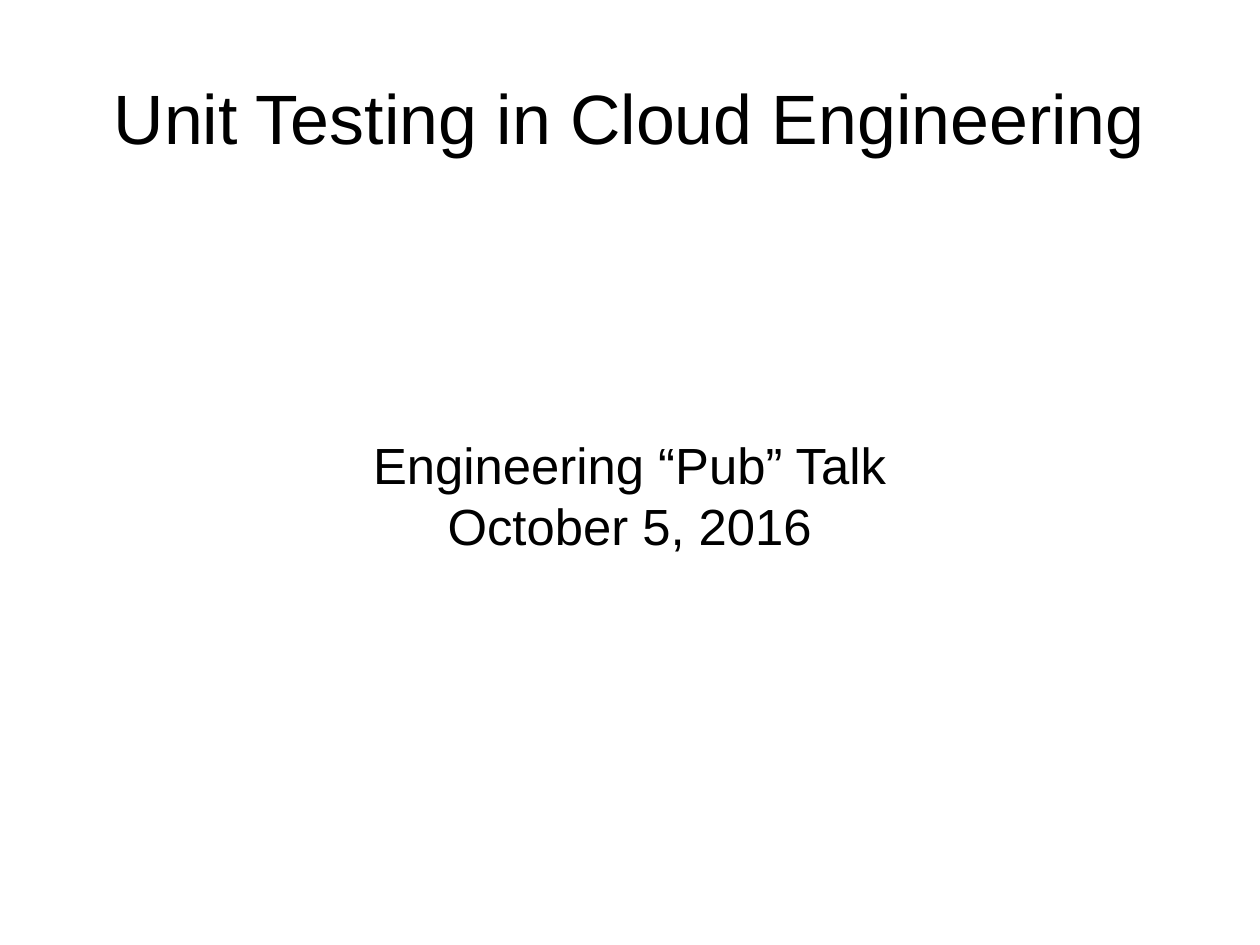
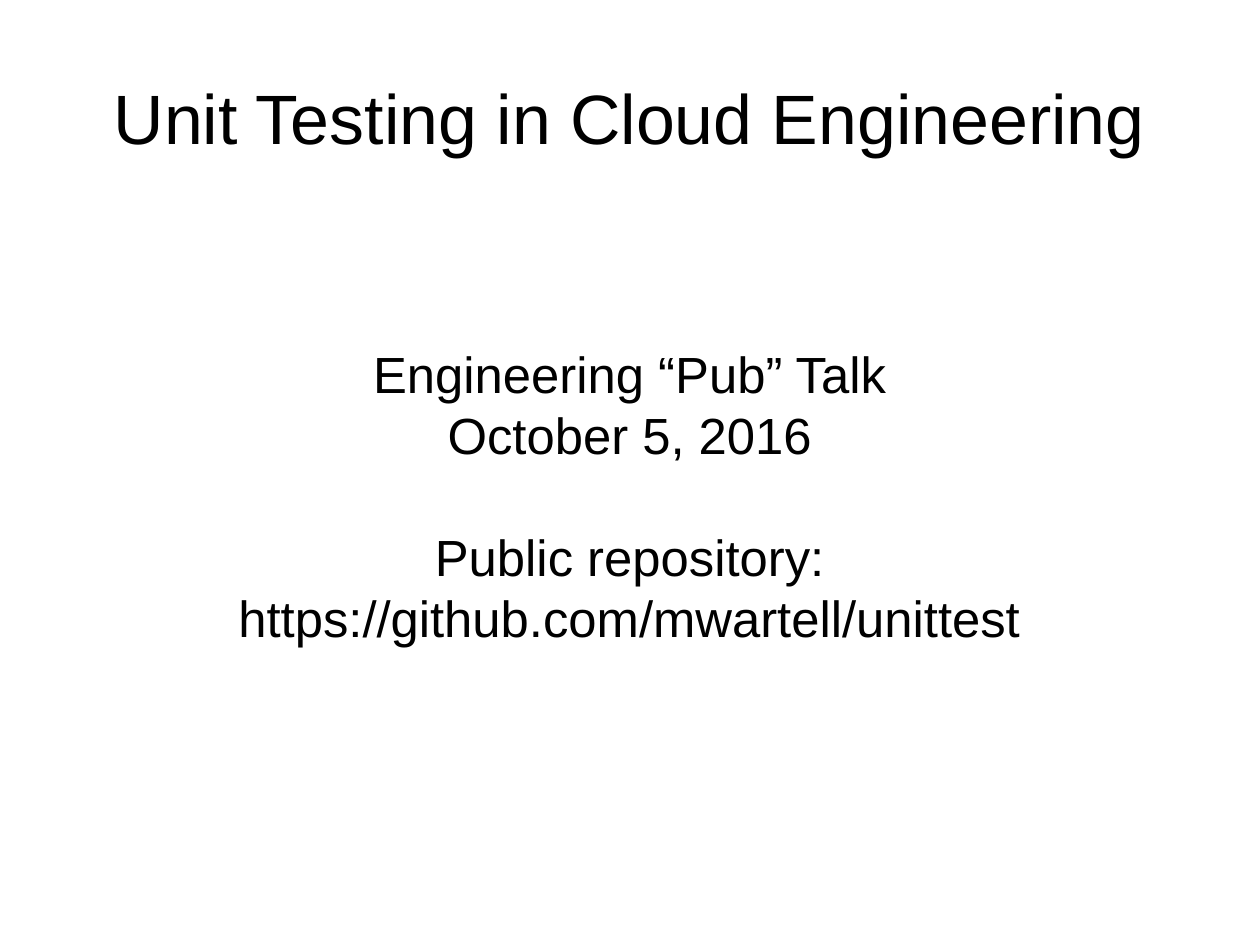
Before and after one commit to mwartell/unittest, a slide deck: slide 1 of unit-testing.odp. Drawn at 1260x945 pixels with LibreOffice and Linux fonts; fonts in the diff are those of the drawing. Boxes give left, top, right and bottom in pixels: in the first picture for what was removed or moved away, otherwise in the second. Text is boxed around its words. In the diff, an @@ line names an element or a change of style, - is before the commit and + after.

```diff
--- a/unit-testing.odp
+++ b/unit-testing.odp
@@ subtitle at [238, 539, 1019, 647]: paragraph added @@
+Public repository: https://github.com/mwartell/unittest
```
Also in this commit, not shown: 1 other slide changed.
